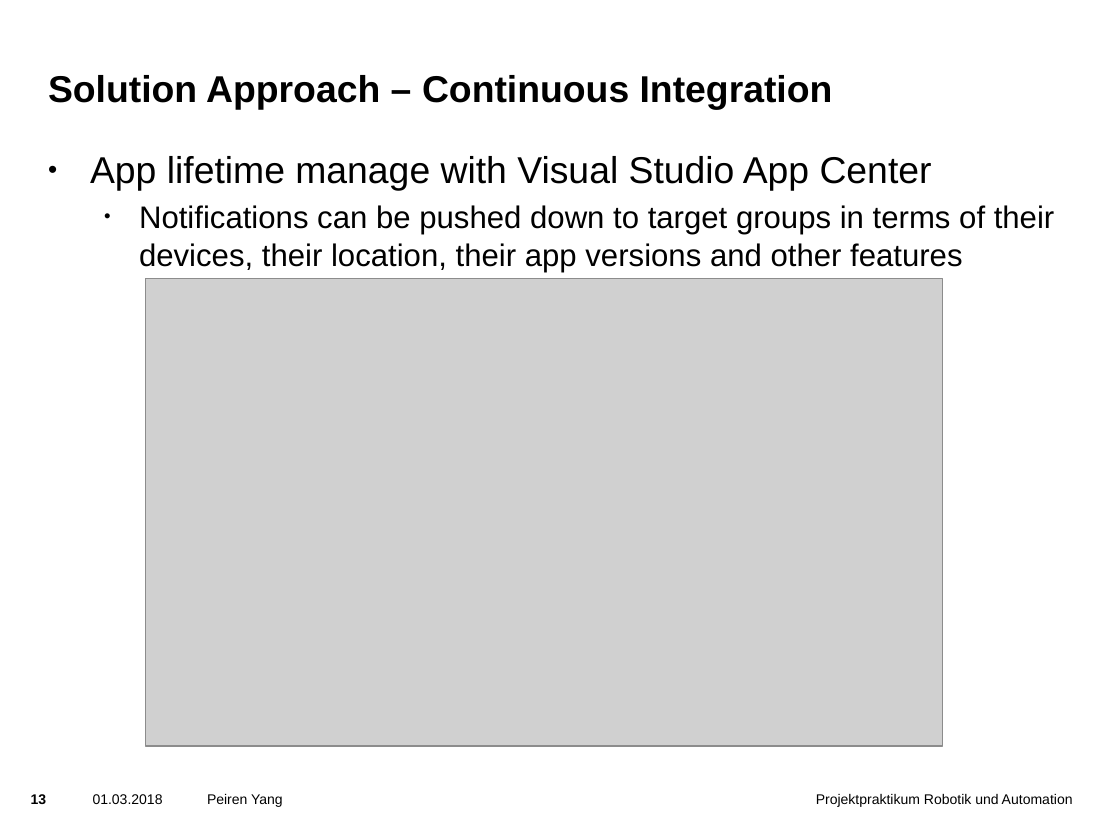
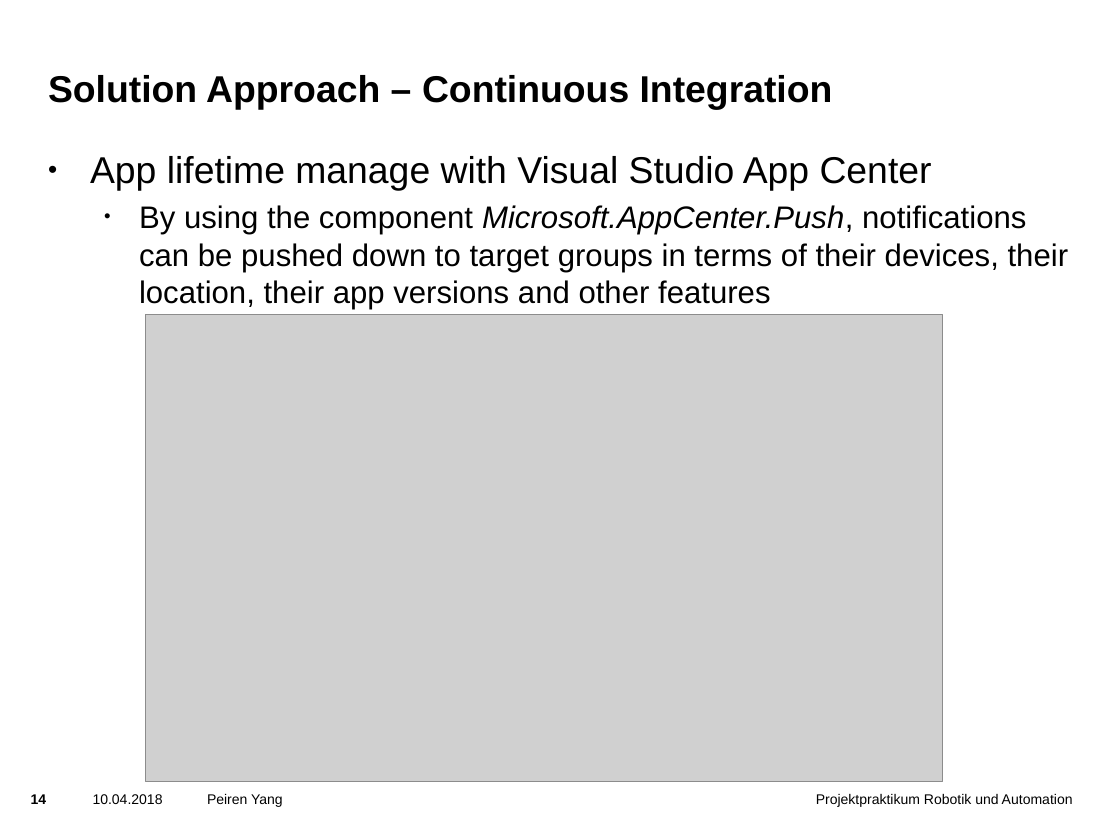
Before and after one commit to yangpeiren/SimpleCalculator, a slide deck: slide 14 of SimpleCalculator/doc/Presentation.pptx (slide 13 before the commit). Drawn at 1120x840 pixels with LibreOffice and Linux fonts; fonts in the diff are those of the drawing; grey boxes stand for pictures; background and template pictures are left out. Boxes give left, top, right and bottom in pixels: in the first picture for what was removed or moved away, otherwise in the second. Text is boxed around its words. In the diff, an @@ line names an element or a change of style, - is before the commit and + after.

```diff
--- a/SimpleCalculator/doc/Presentation.pptx
+++ b/SimpleCalculator/doc/Presentation.pptx
@@ text at box(139, 205, 1069, 309): text changed @@
-  • Notifications can be pushed down to target groups in terms of their devices, their location, their app versions and other features
+  • By using the component Microsoft.AppCenter.Push, notifications can be pushed down to target groups in terms of their devices, their location, their app versions and other features
@@ picture: place and size @@
-picture at box(146, 279, 943, 746)
+picture at box(146, 315, 943, 782)
@@ page number at box(31, 794, 47, 804): text changed @@
-13
+14
@@ text at box(93, 794, 163, 804): text changed @@
-01.03.2018
+10.04.2018
```
Also in this commit, not shown: 16 other slides changed, 4 slides added.
